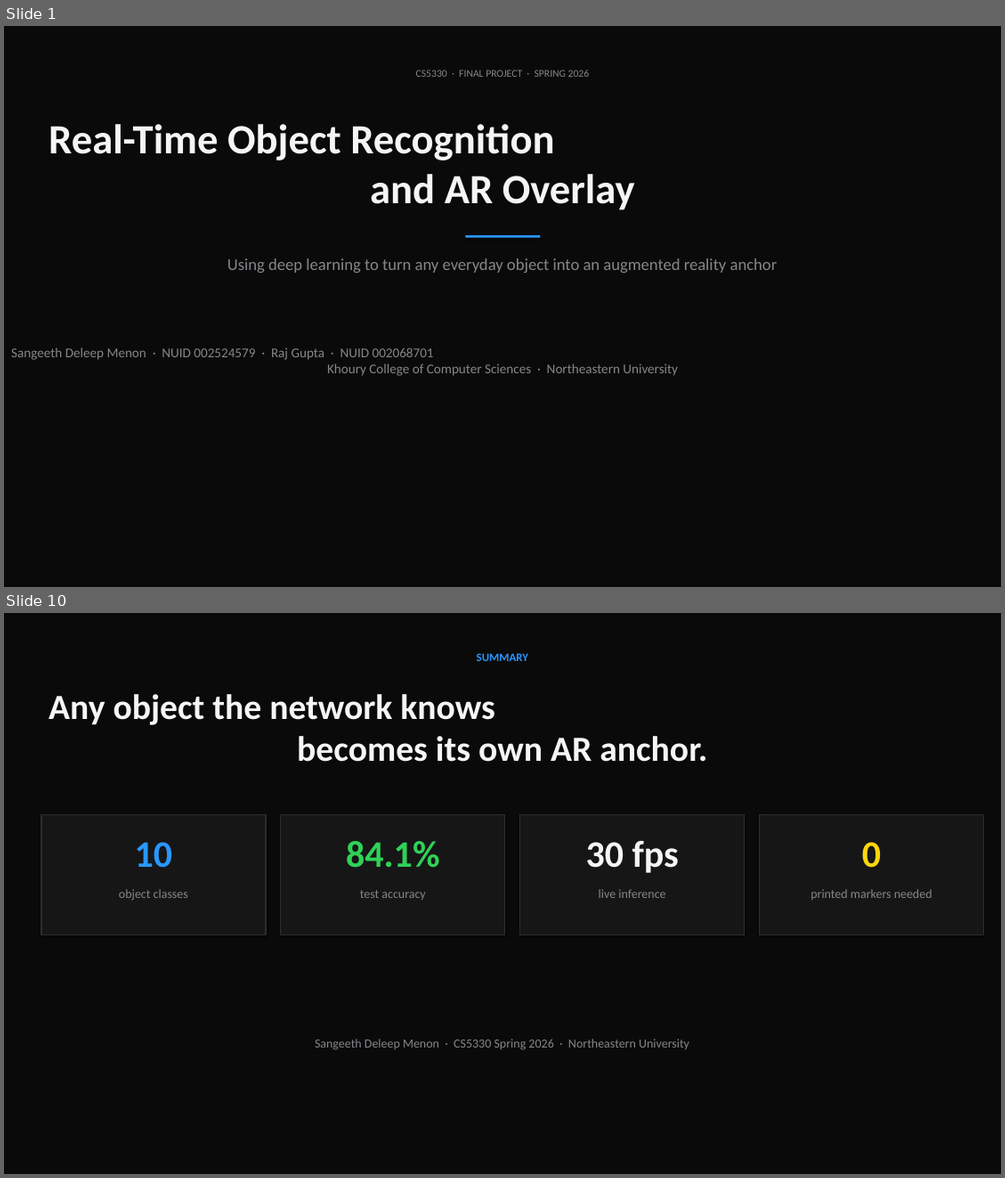
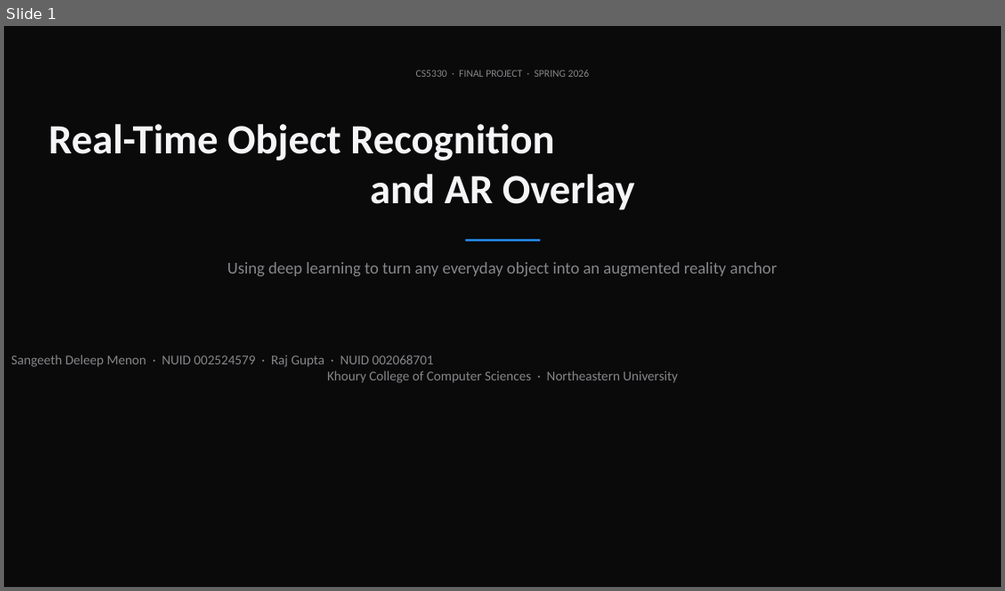
Before and after one commit to sangdelmenon/CS5330_Final_Project, a slide deck: presentation/presentation.pptx. Shown one above the other, each under a label of ours: slides 1 and 10 before the commit, slide 1 after it; the slides between them are not shown. The pictures are 1005x1178 and 1005x591 pixels, drawn with LibreOffice and Linux fonts; fonts in the diff are those of the drawing. Boxes give left, top, right and bottom in pixels: in the first picture for what was removed or moved away, otherwise in the second. Text is boxed around its words. In the diff, an @@ line names an element or a change of style, - is before the commit and + after.

```diff
--- a/presentation/presentation.pptx
+++ b/presentation/presentation.pptx
@@ slide 10 removed at (4, 613, 1001, 1174), background #0A0A0A @@
@@ text removed at (477, 653, 528, 661) @@
-SUMMARY
@@ text removed at (48, 694, 707, 762) @@
-Any object the network knows
-becomes its own AR anchor.
@@ rectangle removed at (41, 815, 266, 934) @@
@@ rectangle removed at (281, 815, 505, 934) @@
@@ rectangle removed at (520, 815, 744, 934) @@
@@ rectangle removed at (760, 815, 984, 934) @@
@@ text removed at (135, 842, 173, 868) @@
-10
@@ text removed at (346, 841, 440, 868) @@
-84.1%
@@ text removed at (586, 841, 679, 873) @@
-30 fps
@@ text removed at (862, 842, 881, 868) @@
-0
@@ text removed at (119, 889, 188, 900) @@
-object classes
@@ text removed at (360, 890, 425, 900) @@
-test accuracy
@@ text removed at (599, 889, 665, 898) @@
-live inference
@@ text removed at (810, 889, 932, 900) @@
-printed markers needed
@@ text removed at (315, 1038, 689, 1050) @@
-Sangeeth Deleep Menon · CS5330 Spring 2026 · Northeastern University
@@ slide 1 changed as well @@
@@ rectangle: place and size @@
-rectangle at (465, 235, 540, 238)
+rectangle at (465, 239, 540, 241)
@@ text "Using deep learning to turn ...": place and size @@
-text "Using deep learning to turn ..." at (227, 258, 777, 273)
+text "Using deep learning to turn ..." at (227, 262, 777, 276)
@@ text "Sangeeth Deleep Menon · NUID ...": place and size @@
-text "Sangeeth Deleep Menon · NUID ..." at (11, 347, 678, 376)
+text "Sangeeth Deleep Menon · NUID ..." at (11, 354, 678, 383)
```
Also in this commit, not shown: 2 other slides changed, 4 slides added, 6 other slides removed, 6 other files.
